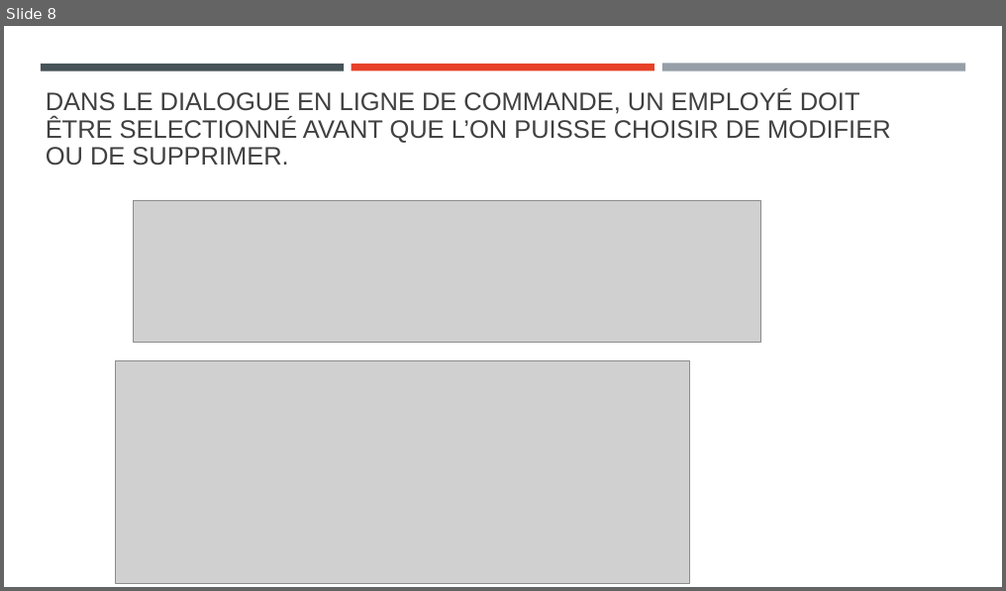
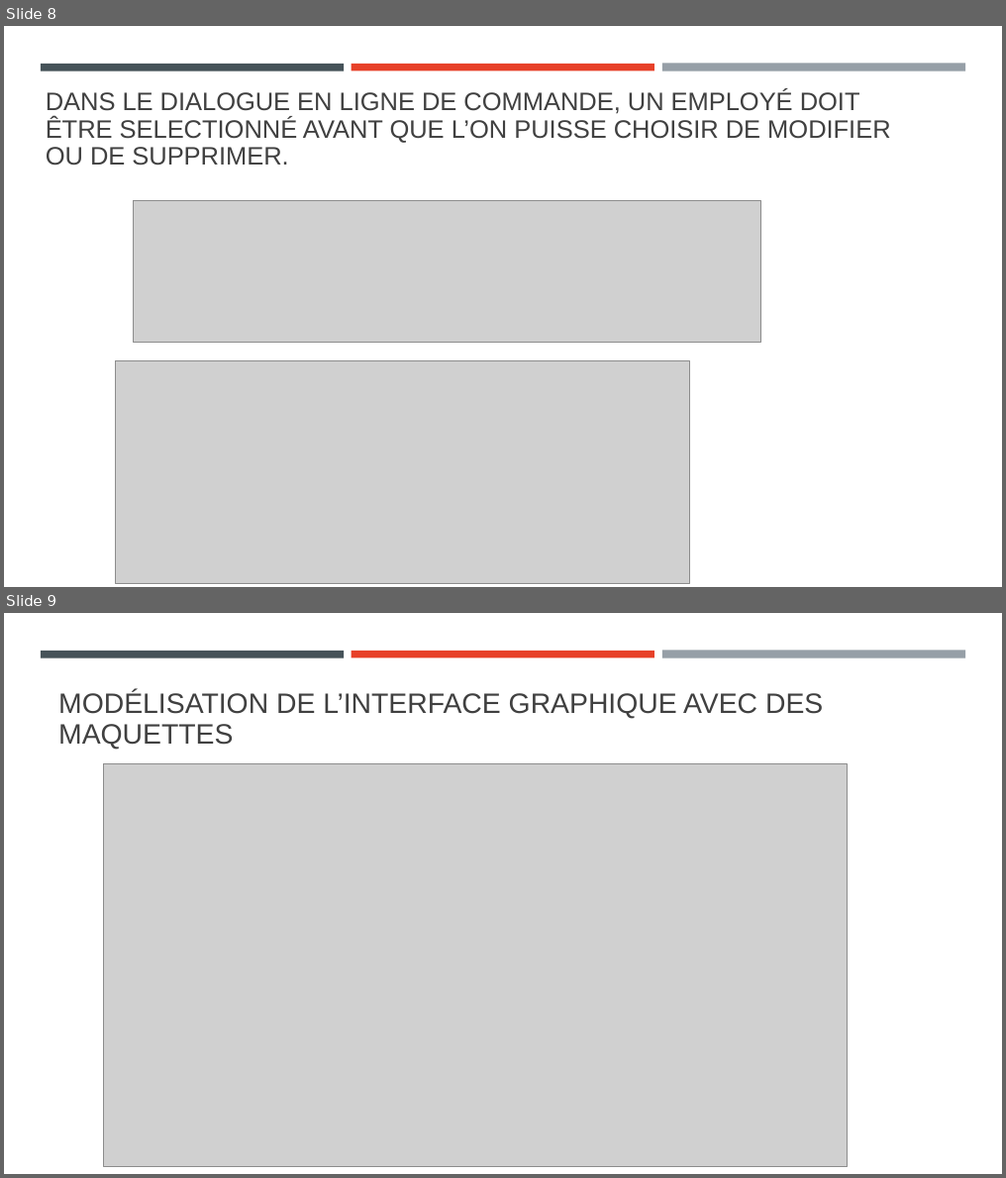
Before and after one commit to yve99/personnel, a slide deck: documentation/PPE - Gestion du personnel des ligues.pptx. Shown one above the other, each under a label of ours: slide 8 before the commit, slides 8 and 9 after it. The pictures are 1006x591 and 1006x1178 pixels, drawn with LibreOffice and Linux fonts; fonts in the diff are those of the drawing; grey boxes stand for pictures. Boxes give left, top, right and bottom in pixels: in the first picture for what was removed or moved away, otherwise in the second. Text is boxed around its words. In the diff, an @@ line names an element or a change of style, - is before the commit and + after.

```diff
--- a/documentation/PPE - Gestion du personnel des ligues.pptx
+++ b/documentation/PPE - Gestion du personnel des ligues.pptx
@@ slide 9 added at [4, 613, 1002, 1174], background #FFFFFF; not listed: 3 template elements that a slide beside it also shows @@
@@ title added at [58, 691, 823, 749], 27 pt, text #404040 @@
+MODÉLISATION DE L’INTERFACE GRAPHIQUE AVEC DES MAQUETTES
@@ picture added at [103, 764, 846, 1167] @@
```
Also in this commit, not shown: 2 slides changed, 1 other slide added.
